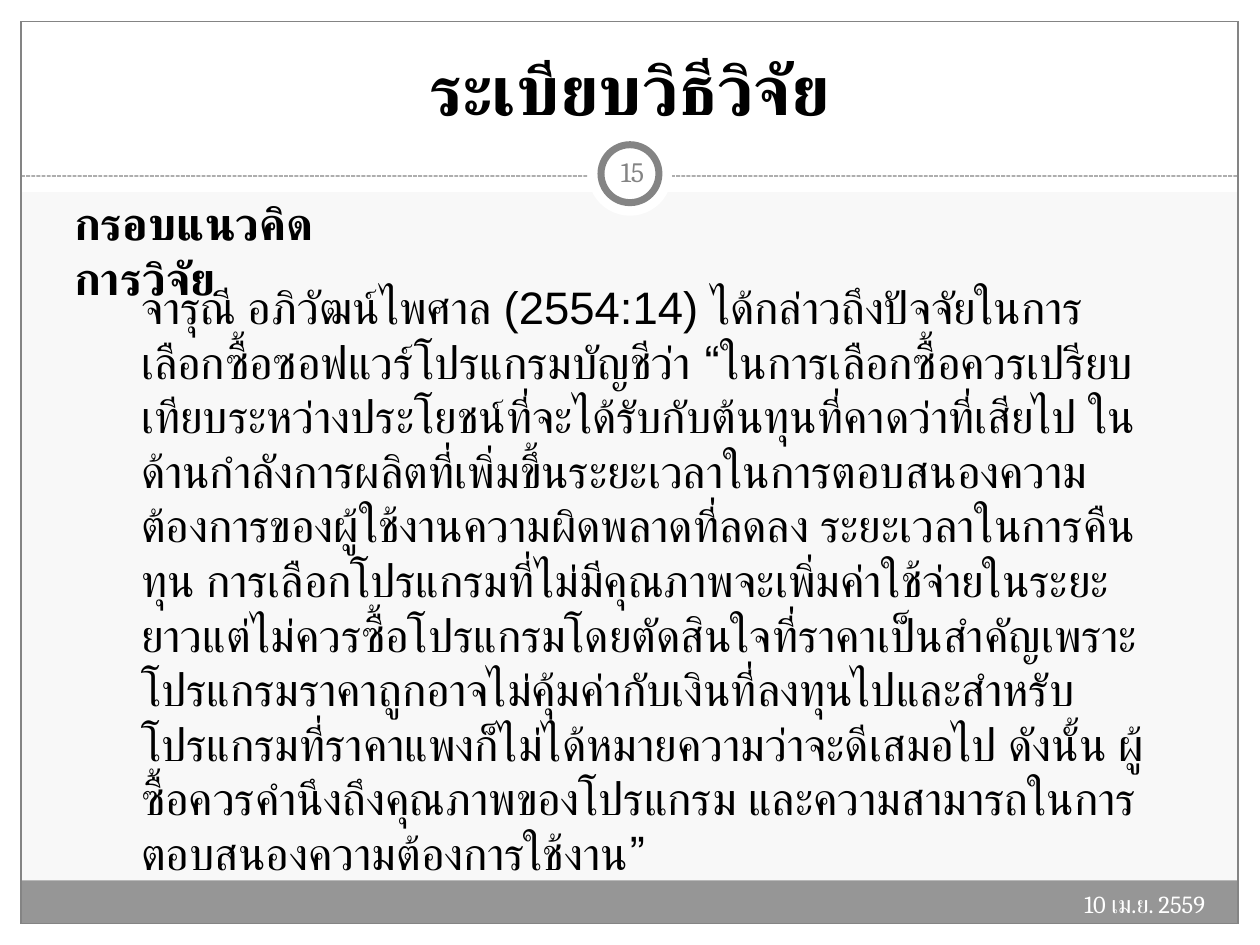
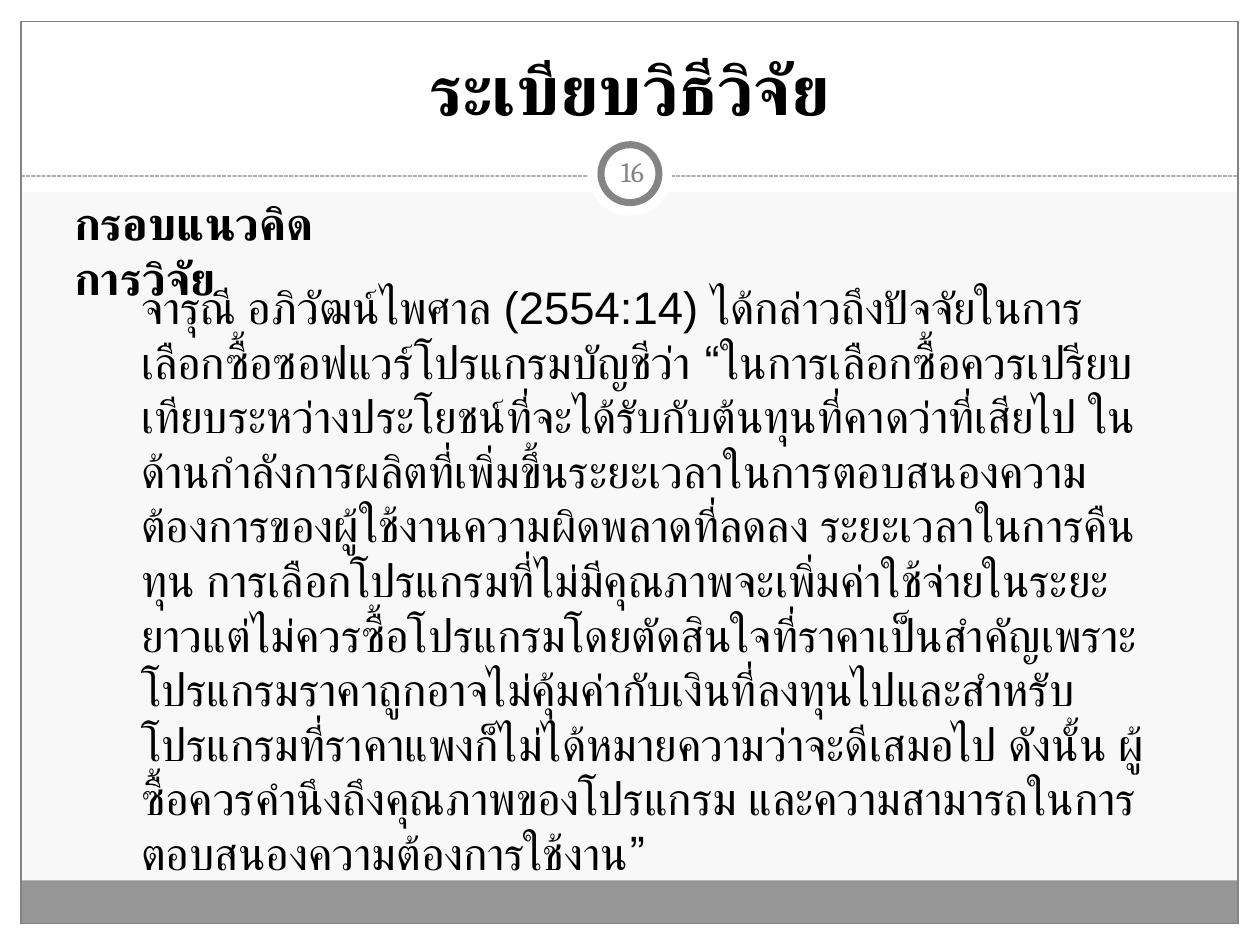
Before and after one commit to Tanandara/research, a slide deck: slide 16 of ฐานันดร์(โปรแกรมบัญชี RCIM)-Workshop (MBA).pptx (slide 15 before the commit). Drawn at 1260x945 pixels with LibreOffice and Linux fonts; fonts in the diff are those of the drawing. Boxes give left, top, right and bottom in pixels: in the first picture for what was removed or moved away, otherwise in the second. Text is boxed around its words. In the diff, an @@ line names an element or a change of style, - is before the commit and + after.

```diff
--- a/ฐานันดร์(โปรแกรมบัญชี RCIM)-Workshop (MBA).pptx
+++ b/ฐานันดร์(โปรแกรมบัญชี RCIM)-Workshop (MBA).pptx
@@ page number at (621, 163, 644, 182): text changed @@
-15
+16
@@ text removed at (1084, 896, 1205, 913) @@
-10 เม.ย. 2559
```
Also in this commit, not shown: 20 other slides changed, 1 slide added.
